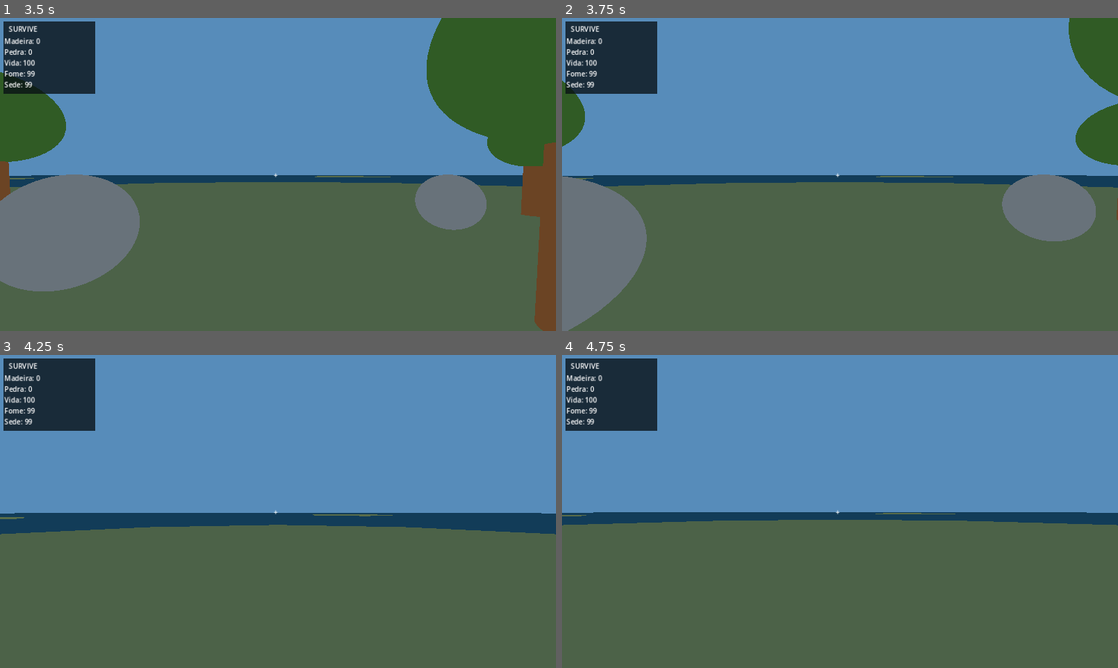
Above: before the commit, frames 1-4 (two rows, left to right).
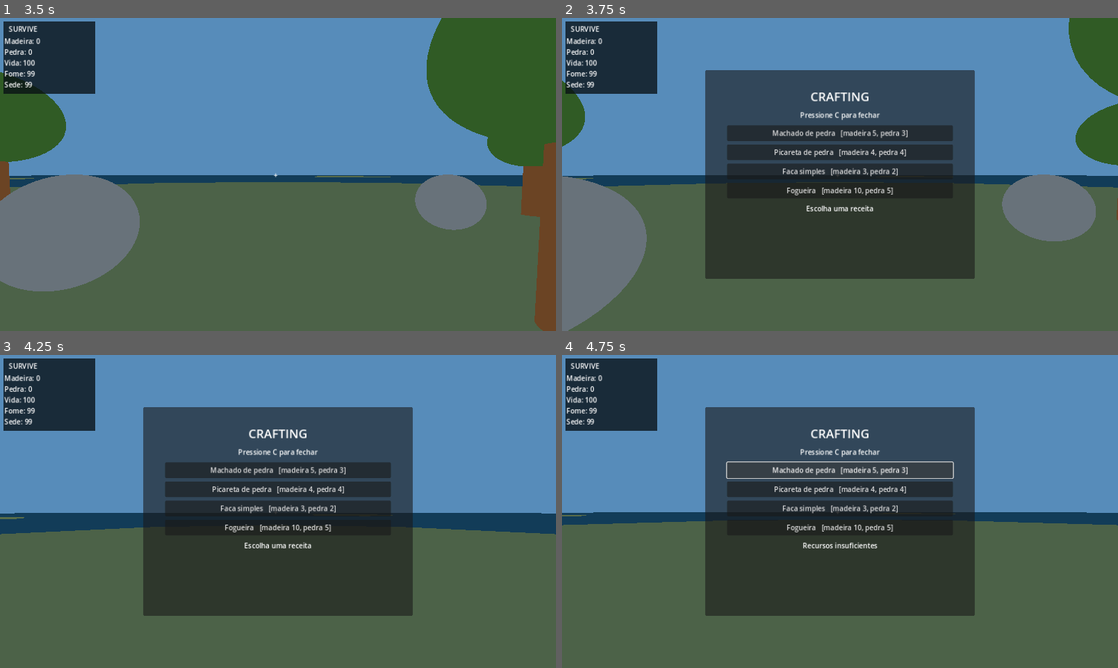
Above: after the commit, the same moments.

Repository: Thiago142007/Survive
Game: Godot game, scene res://scenes/main.tscn
The game is run twice, just before and just after one commit, with the same random seed, the same clock (stepped at 60 frames per second) and the same inputs.
Inputs (mouse positions are in pixels of both pictures, inside the frame that each line leads up to):
- Up to frame 1 (3.5 s): click (278, 155) at 0.52 s; type "12" at 0.6 s; click "Normal — vida, fome e sede" at 1.25 s; click "Normal — vida, fome e sede" at 2 s; click "Começar mundo" at 2.75 s
- Up to frame 2 (3.75 s): tap Enter at 3.5 s; move the mouse to (867, 174) at 3.52 s; hold W (move_forward) from 3.53 s (still down); hold C (open_crafting, bound only after the commit) from 3.53 s (still down)
- Up to frame 3 (4.25 s): keep holding W (move_forward); keep holding C (open_crafting, bound only after the commit); tap Space (jump) at 3.77 s
- Up to frame 4 (4.75 s): release W (move_forward) at 4.25 s; release C (open_crafting, bound only after the commit) at 4.25 s; click (840, 470) at 4.25 s, where only the run after the commit has a clickable "Machado de pedra [madeira 5, …"

Frame 1 is identical in both runs. In frame 2, 32% of the frame differs, in the area x 25-75%, y 16-84%; in frame 3, 32%; in frame 4, 32%.

Commit message:
feat: add crafting system and recipe panel

Diff:
--- a/project.godot
+++ b/project.godot
@@ -90,6 +90,11 @@
 "events": [Object(InputEventKey,"physical_keycode":16777237,"resource_local_to_scene":false,"resource_name":"","script":null)
 ]
 }
+open_crafting={
+"deadzone": 0.5,
+"events": [Object(InputEventKey,"physical_keycode":67,"resource_local_to_scene":false,"resource_name":"","script":null)
+]
+}
 
 [rendering]
 
--- a/scenes/main.tscn
+++ b/scenes/main.tscn
@@ -7,6 +7,7 @@
 [ext_resource type="PackedScene" path="res://scenes/world/rock.tscn" id="5_rock"]
 [ext_resource type="PackedScene" path="res://scenes/hud/hud.tscn" id="6_hud"]
 [ext_resource type="PackedScene" path="res://scenes/ui/main_menu.tscn" id="7_menu"]
+[ext_resource type="PackedScene" path="res://scenes/ui/crafting_ui.tscn" id="8_crafting"]
 
 [sub_resource type="Environment" id="Environment_env"]
 background_mode = 1
@@ -59,3 +60,5 @@
 [node name="HUD" parent="." instance=ExtResource("6_hud")]
 
 [node name="MainMenu" parent="." instance=ExtResource("7_menu")]
+
+[node name="CraftingUI" parent="." instance=ExtResource("8_crafting")]
--- a/scenes/player/player.tscn
+++ b/scenes/player/player.tscn
@@ -1,9 +1,10 @@
-[gd_scene load_steps=5 format=3 uid="uid://b1player001"]
+[gd_scene load_steps=6 format=3 uid="uid://b1player001"]
 
 [ext_resource type="Script" path="res://scripts/player/player.gd" id="1_player"]
 [ext_resource type="Script" path="res://scripts/inventory/inventory.gd" id="2_inv"]
 [ext_resource type="Script" path="res://scripts/player/interaction.gd" id="3_interact"]
 [ext_resource type="Script" path="res://scripts/building/building_system.gd" id="4_build"]
+[ext_resource type="Script" path="res://scripts/crafting/crafting_system.gd" id="5_crafting"]
 
 [sub_resource type="CapsuleShape3D" id="CapsuleShape3D_player"]
 radius = 0.4
@@ -36,3 +37,6 @@
 
 [node name="BuildingSystem" type="Node3D" parent="."]
 script = ExtResource("4_build")
+
+[node name="CraftingSystem" type="Node" parent="."]
+script = ExtResource("5_crafting")
--- /dev/null
+++ b/scenes/ui/crafting_ui.tscn
@@ -0,0 +1,41 @@
+[gd_scene load_steps=2 format=3]
+
+[ext_resource type="Script" path="res://scripts/ui/crafting_ui.gd" id="1_crafting"]
+
+[node name="CraftingUI" type="CanvasLayer"]
+script = ExtResource("1_crafting")
+
+[node name="Panel" type="Panel" parent="."]
+offset_left = 330.0
+offset_top = 120.0
+offset_right = 950.0
+offset_bottom = 600.0
+
+[node name="Margin" type="MarginContainer" parent="Panel"]
+offset_left = 28.0
+offset_top = 22.0
+offset_right = 592.0
+offset_bottom = 458.0
+theme_override_constants/margin_left = 22
+theme_override_constants/margin_top = 18
+theme_override_constants/margin_right = 22
+theme_override_constants/margin_bottom = 18
+
+[node name="VBox" type="VBoxContainer" parent="Panel/Margin"]
+theme_override_constants/separation = 12
+
+[node name="Title" type="Label" parent="Panel/Margin/VBox"]
+text = "CRAFTING"
+theme_override_font_sizes/font_size = 28
+horizontal_alignment = 1
+
+[node name="Hint" type="Label" parent="Panel/Margin/VBox"]
+text = "Pressione C para fechar"
+horizontal_alignment = 1
+
+[node name="RecipeList" type="VBoxContainer" parent="Panel/Margin/VBox"]
+theme_override_constants/separation = 8
+
+[node name="Status" type="Label" parent="Panel/Margin/VBox"]
+text = "Escolha uma receita"
+horizontal_alignment = 1
--- /dev/null
+++ b/scripts/crafting/crafting_system.gd
@@ -0,0 +1,30 @@
+extends Node
+
+signal inventory_changed
+signal craft_failed(message: String)
+
+const RECIPES := {
+	"stone_axe": {"name": "Machado de pedra", "result": "stone_axe", "amount": 1, "cost": {"wood": 5, "stone": 3}},
+	"stone_pickaxe": {"name": "Picareta de pedra", "result": "stone_pickaxe", "amount": 1, "cost": {"wood": 4, "stone": 4}},
+	"knife": {"name": "Faca simples", "result": "knife", "amount": 1, "cost": {"wood": 3, "stone": 2}},
+	"campfire": {"name": "Fogueira", "result": "campfire", "amount": 1, "cost": {"wood": 10, "stone": 5}}
+}
+
+func get_recipes() -> Dictionary:
+	return RECIPES
+
+func craft(recipe_id: String) -> bool:
+	if not RECIPES.has(recipe_id):
+		craft_failed.emit("Receita desconhecida")
+		return false
+	var recipe: Dictionary = RECIPES[recipe_id]
+	var inventory: Node = get_parent().get_node("Inventory")
+	for resource_id in recipe["cost"]:
+		if inventory.get_count(resource_id) < recipe["cost"][resource_id]:
+			craft_failed.emit("Recursos insuficientes")
+			return false
+	for resource_id in recipe["cost"]:
+		inventory.remove_item(resource_id, recipe["cost"][resource_id])
+	inventory.add_item(recipe["result"], recipe["amount"])
+	inventory_changed.emit()
+	return true
--- /dev/null
+++ b/scripts/ui/crafting_ui.gd
@@ -0,0 +1,53 @@
+extends CanvasLayer
+
+@onready var panel: Panel = $Panel
+@onready var recipe_list: VBoxContainer = $Panel/Margin/VBox/RecipeList
+@onready var status_label: Label = $Panel/Margin/VBox/Status
+var crafting_system: Node = null
+
+func _ready() -> void:
+	process_mode = Node.PROCESS_MODE_ALWAYS
+	panel.visible = false
+
+func _unhandled_input(event: InputEvent) -> void:
+	if event.is_action_pressed("open_crafting") and Main.game_started:
+		_toggle()
+
+func _toggle() -> void:
+	panel.visible = not panel.visible
+	if panel.visible:
+		Input.mouse_mode = Input.MOUSE_MODE_VISIBLE
+		crafting_system = Main.player.get_node_or_null("CraftingSystem")
+		_refresh()
+	else:
+		Input.mouse_mode = Input.MOUSE_MODE_CAPTURED
+
+func _refresh() -> void:
+	for child in recipe_list.get_children():
+		child.queue_free()
+	if not crafting_system:
+		return
+	var recipes: Dictionary = crafting_system.get_recipes()
+	for recipe_id in recipes:
+		var recipe: Dictionary = recipes[recipe_id]
+		var button := Button.new()
+		button.text = "%s   [%s]" % [recipe["name"], _format_cost(recipe["cost"])]
+		button.custom_minimum_size = Vector2(0, 36)
+		button.pressed.connect(_craft_recipe.bind(recipe_id))
+		recipe_list.add_child(button)
+
+func _format_cost(cost: Dictionary) -> String:
+	var parts: Array[String] = []
+	for resource_id in cost:
+		parts.append("%s %d" % [_display_name(resource_id), cost[resource_id]])
+	return ", ".join(parts)
+
+func _display_name(resource_id: String) -> String:
+	return "madeira" if resource_id == "wood" else "pedra"
+
+func _craft_recipe(recipe_id: String) -> void:
+	if crafting_system and crafting_system.craft(recipe_id):
+		status_label.text = "Item criado"
+		_refresh()
+	else:
+		status_label.text = "Recursos insuficientes"
